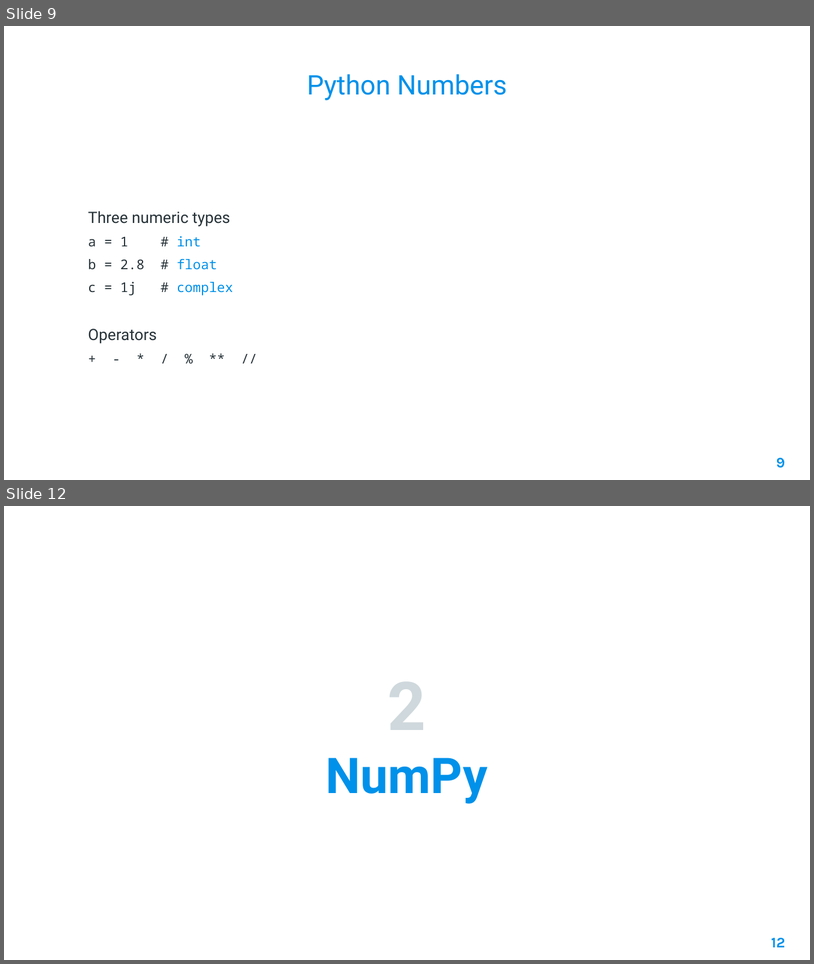
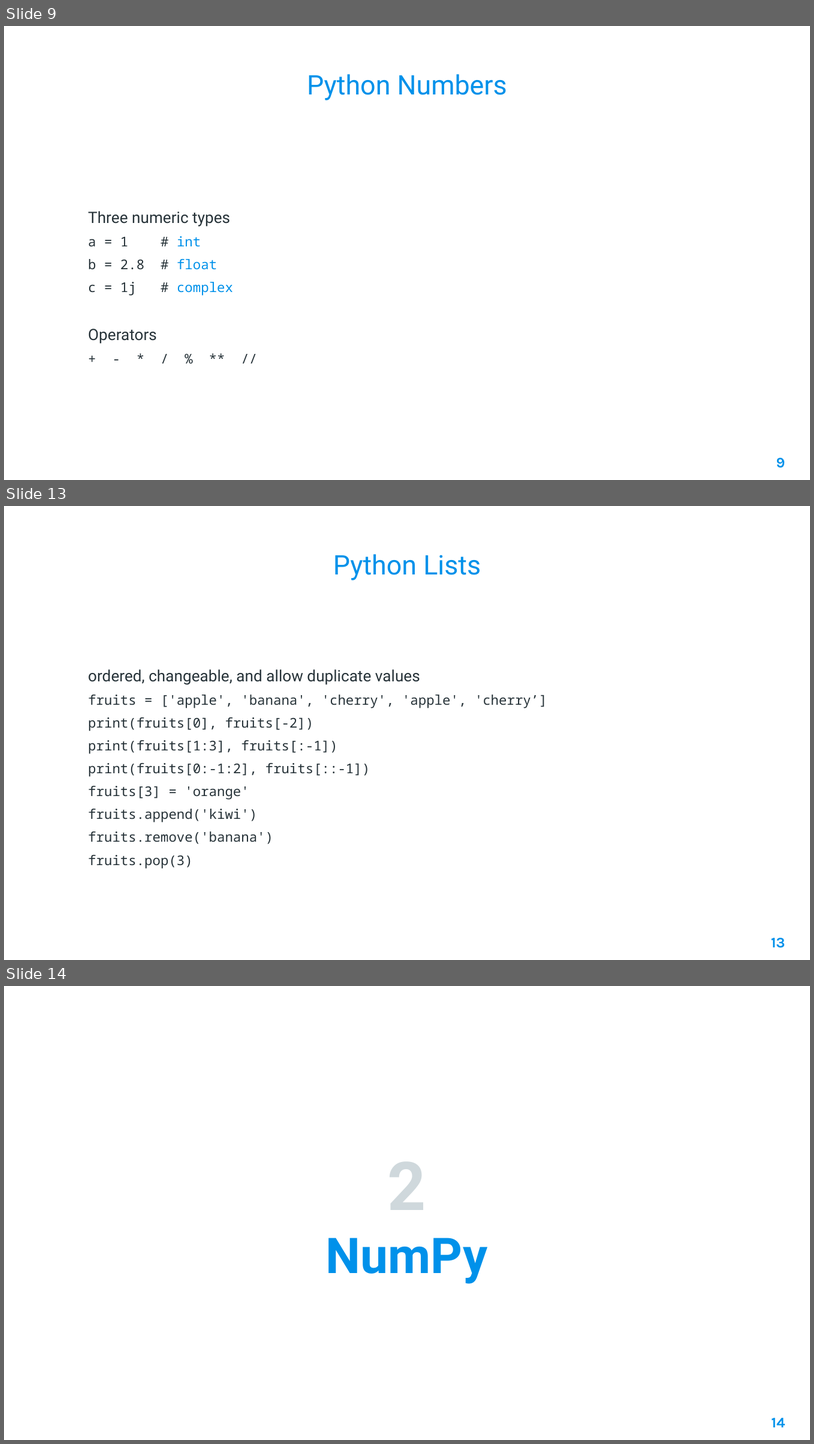
Before and after one commit to AleeRezaa/learn-python, a slide deck: Python.pptx. Shown one above the other, each under a label of ours: slides 9 and 12 before the commit, slides 9, 13 and 14 after it; the slides between them are not shown. The pictures are 814x964 and 814x1444 pixels, drawn with LibreOffice and Linux fonts; fonts in the diff are those of the drawing; background and template pictures are left out. Boxes give left, top, right and bottom in pixels: in the first picture for what was removed or moved away, otherwise in the second. Text is boxed around its words. In the diff, an @@ line names an element or a change of style, - is before the commit and + after.

Commit message:
add lists

```diff
--- a/Python.pptx
+++ b/Python.pptx
@@ slide 13 added at [4, 506, 810, 960], background picture (left out) @@
@@ title added at [333, 554, 481, 580], 24 pt, text #0091EA @@
+Python Lists
@@ text added at [88, 669, 548, 868], 12 pt, text #263238 @@
+ordered, changeable, and allow duplicate values
+fruits = ['apple', 'banana', 'cherry', 'apple', 'cherry’]
+print(fruits[0], fruits[-2])
+print(fruits[1:3], fruits[:-1])
+print(fruits[0:-1:2], fruits[::-1])
+fruits[3] = 'orange'
+fruits.append('kiwi')
+fruits.remove('banana')
+fruits.pop(3)
@@ page number added at [771, 937, 786, 948], 13 pt, text #0091EA, bold @@
+13
@@ what was slide 12 is now slide 14 @@
@@ page number at [771, 1417, 785, 1427]: text changed @@
-12
+14
```
Also in this commit, not shown: 6 slides changed, 1 other slide added, 1 other file.
